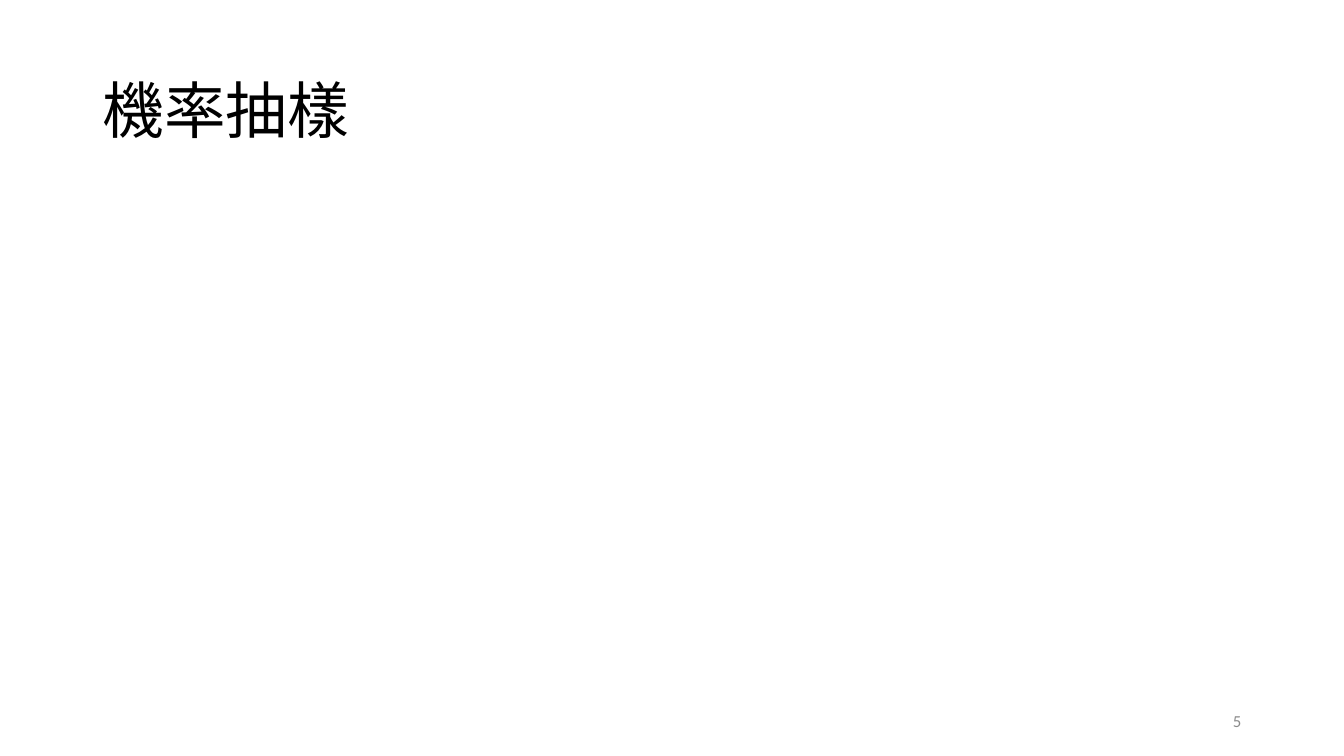
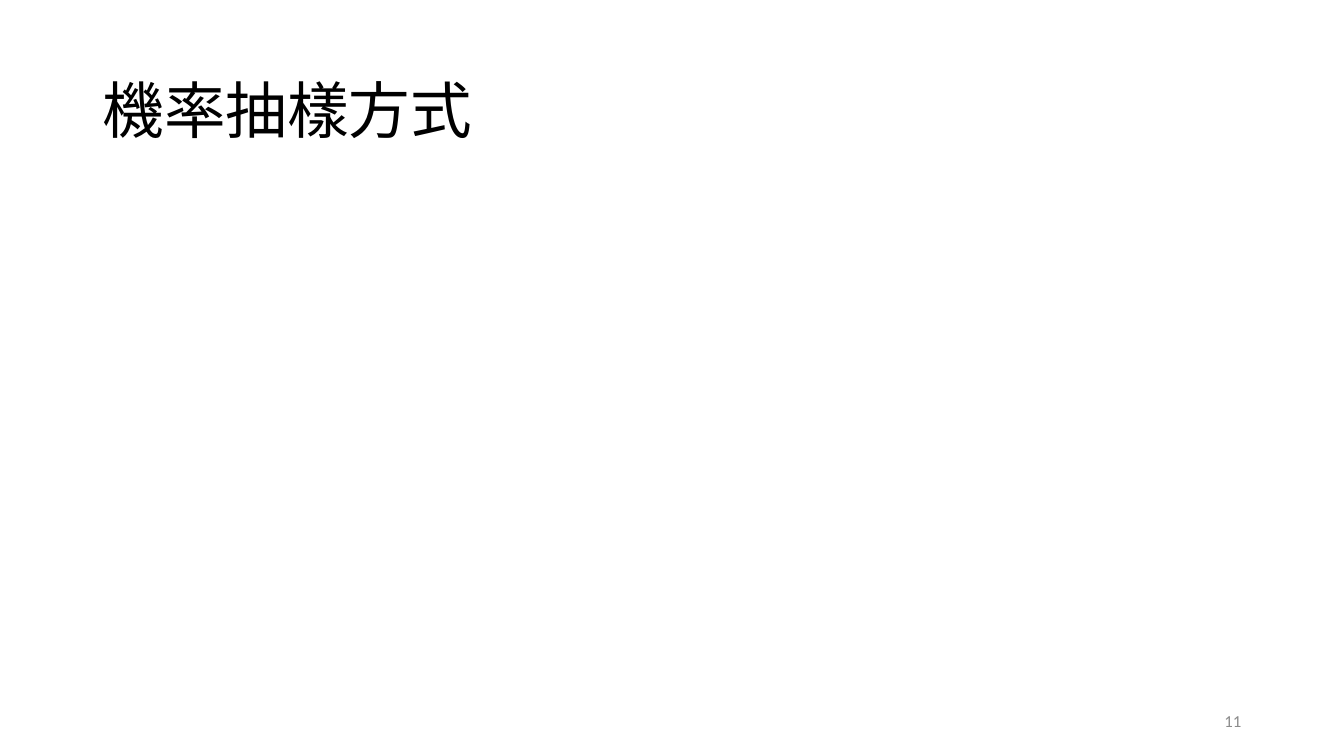
Before and after one commit to TsaiChiahung/PublicOpinion2026, a slide deck: slide 11 of 投影片/民意與調查Week5.pptx (slide 5 before the commit). Drawn at 1344x756 pixels with LibreOffice and Linux fonts; fonts in the diff are those of the drawing; grey boxes stand for pictures. Boxes give left, top, right and bottom in pixels: in the first picture for what was removed or moved away, otherwise in the second. Text is boxed around its words. In the diff, an @@ line names an element or a change of style, - is before the commit and + after.

```diff
--- a/投影片/民意與調查Week5.pptx
+++ b/投影片/民意與調查Week5.pptx
@@ title at bbox=[102, 81, 472, 138]: text changed @@
-機率抽樣
+機率抽樣方式
@@ page number at bbox=[1224, 716, 1241, 727]: text changed @@
-5
+11
```
Also in this commit, not shown: 1 other slide changed, 6 slides added.
